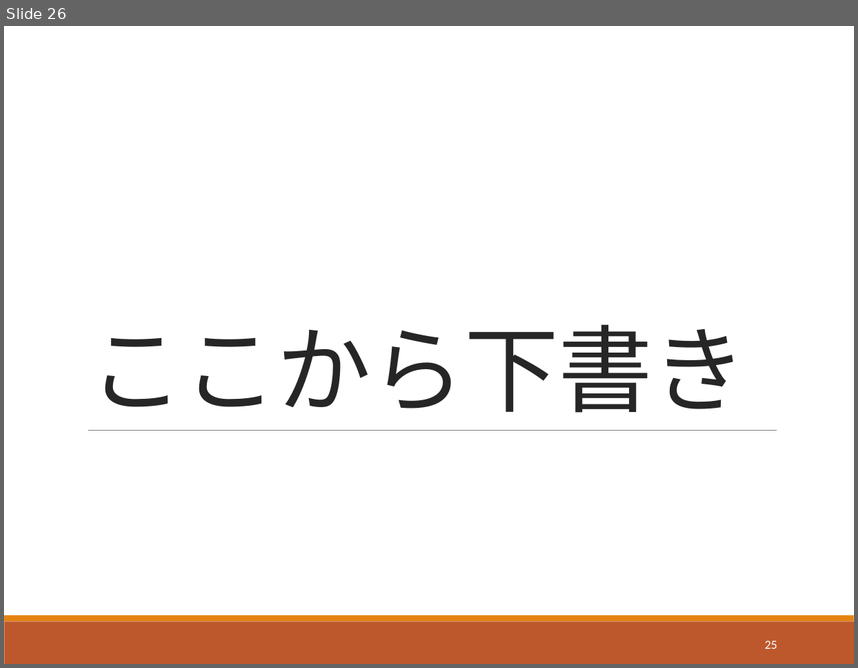
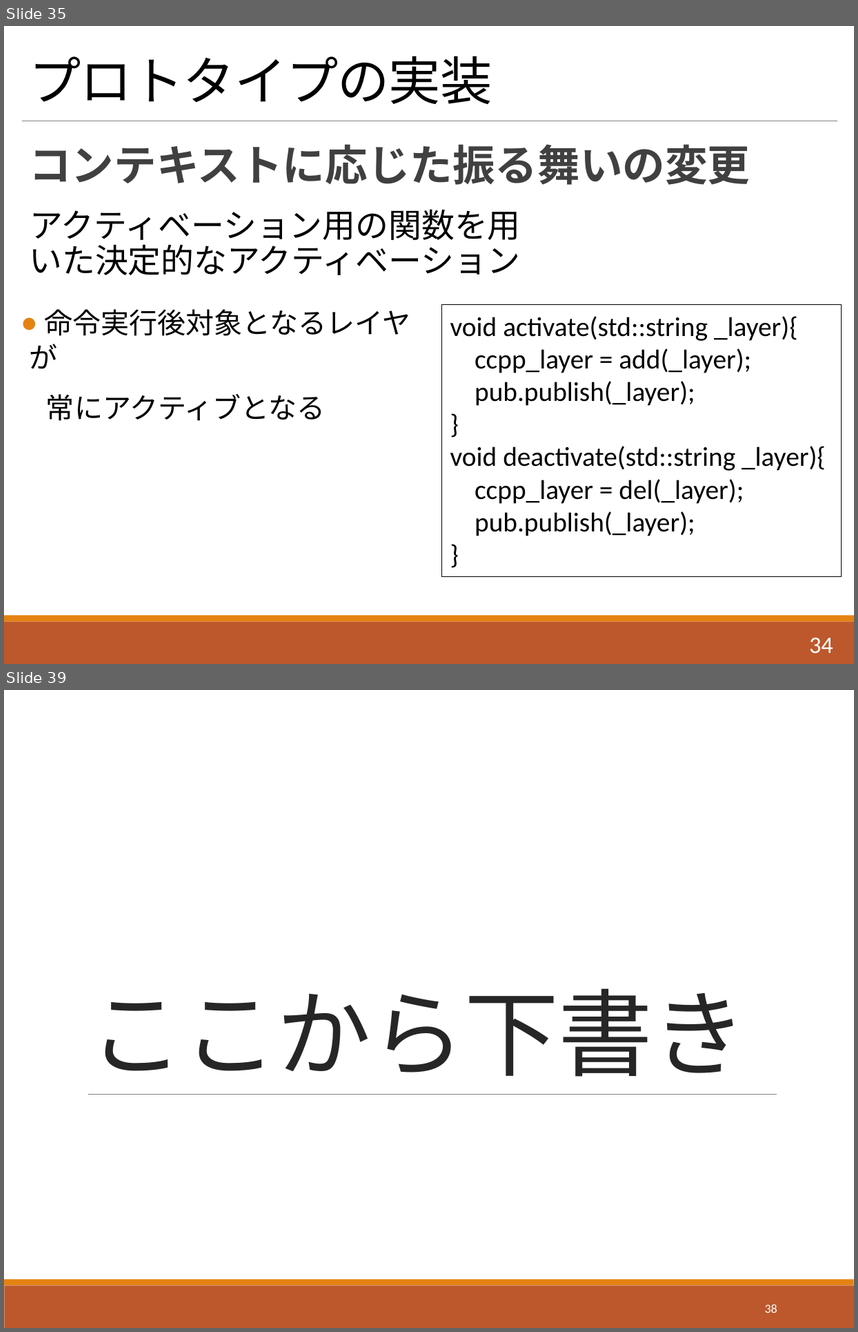
Before and after one commit to Saeki1120/Document, a slide deck: FLS/1120/ContextROS.pptx. Shown one above the other, each under a label of ours: slide 26 before the commit, slides 35 and 39 after it; the slides between them are not shown. The pictures are 858x668 and 858x1332 pixels, drawn with LibreOffice and Linux fonts; fonts in the diff are those of the drawing. Boxes give left, top, right and bottom in pixels: in the first picture for what was removed or moved away, otherwise in the second. Text is boxed around its words. In the diff, an @@ line names an element or a change of style, - is before the commit and + after.

```diff
--- a/FLS/1120/ContextROS.pptx
+++ b/FLS/1120/ContextROS.pptx
@@ slide 35 added at box(4, 26, 854, 664), background #FFFFFF; not listed: 2 template elements that a slide beside it also shows @@
@@ title added at box(30, 56, 493, 104), 44 pt, text #000000 @@
+プロトタイプの実装
@@ line added from (23, 121) to (837, 121), #808080 0.5 pt @@
@@ text added at box(29, 144, 750, 185), 36 pt, text #404040, bold @@
+コンテキストに応じた振る舞いの変更
@@ text added at box(29, 209, 520, 275), 28 pt, text #000000 @@
+  アクティベーション用の関数を用いた決定的なアクティベーション
@@ text added at box(30, 309, 410, 421), 24 pt, text #000000 @@
+● 命令実行後対象となるレイヤが
+常にアクティブとなる
@@ rectangle added at box(441, 305, 842, 577), outline #000000 0.75 pt, 23 pt, text #000000 @@
+void activate(std::string _layer){
+ccpp_layer = add(_layer);
+pub.publish(_layer);
+}
+void deactivate(std::string _layer){
+ccpp_layer = del(_layer);
+pub.publish(_layer);
+}
@@ page number added at box(809, 637, 833, 653), 20 pt, text #FFFFFF @@
+34
@@ what was slide 26 is now slide 39 @@
@@ page number at box(765, 1304, 777, 1312): text changed @@
-25
+38
```
Also in this commit, not shown: 3 slides changed, 16 other slides added.
